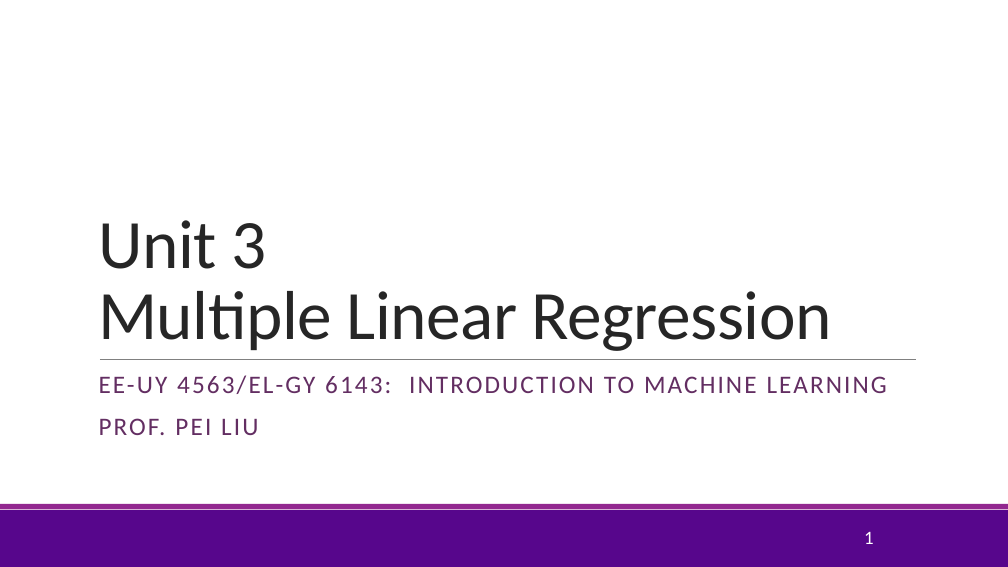
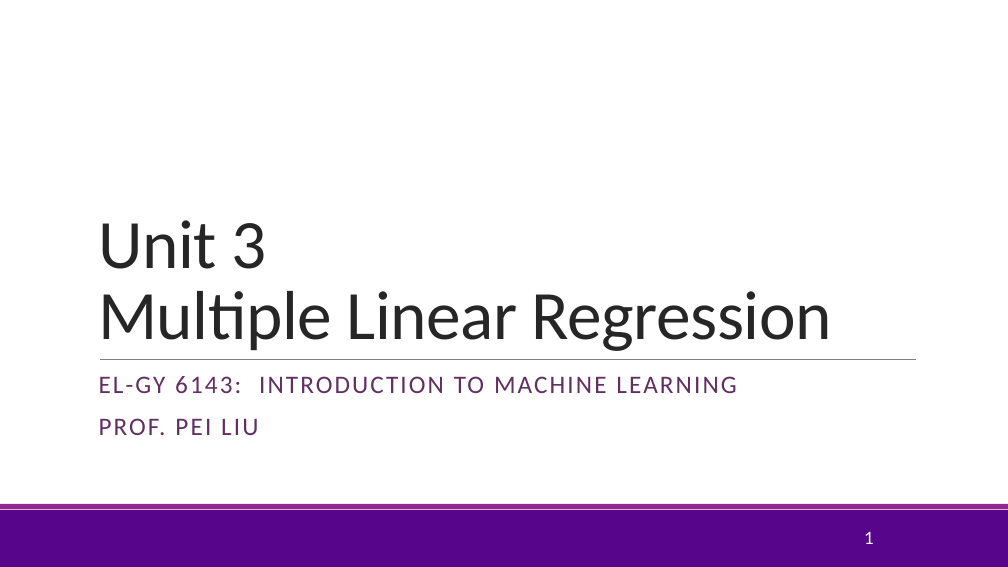
Before and after one commit to pliugithub/MachineLearning, a slide deck: slide 1 of lectures/Lect03_MultLinRegression.pptx. Drawn at 1008x567 pixels with LibreOffice and Linux fonts; fonts in the diff are those of the drawing; background and template pictures are left out. Boxes give left, top, right and bottom in pixels: in the first picture for what was removed or moved away, otherwise in the second. Text is boxed around its words. In the diff, an @@ line names an element or a change of style, - is before the commit and + after.

```diff
--- a/lectures/Lect03_MultLinRegression.pptx
+++ b/lectures/Lect03_MultLinRegression.pptx
@@ subtitle at <box>99,376,736,393</box>: text changed @@
-EE-UY 4563/EL-GY 6143: INTRODUCTION TO MACHINE LEARNING
+EL-GY 6143: INTRODUCTION TO MACHINE LEARNING
```
Also in this commit, not shown: 6 other slides changed, 1 slide removed, 4 other files.
